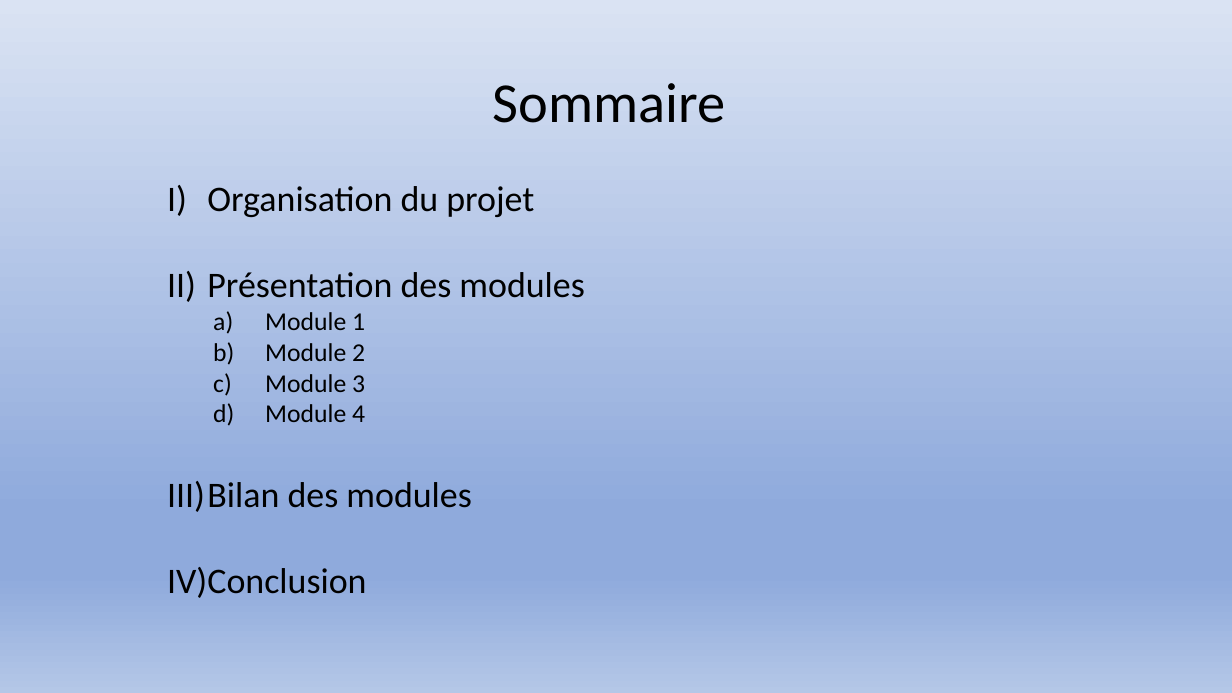
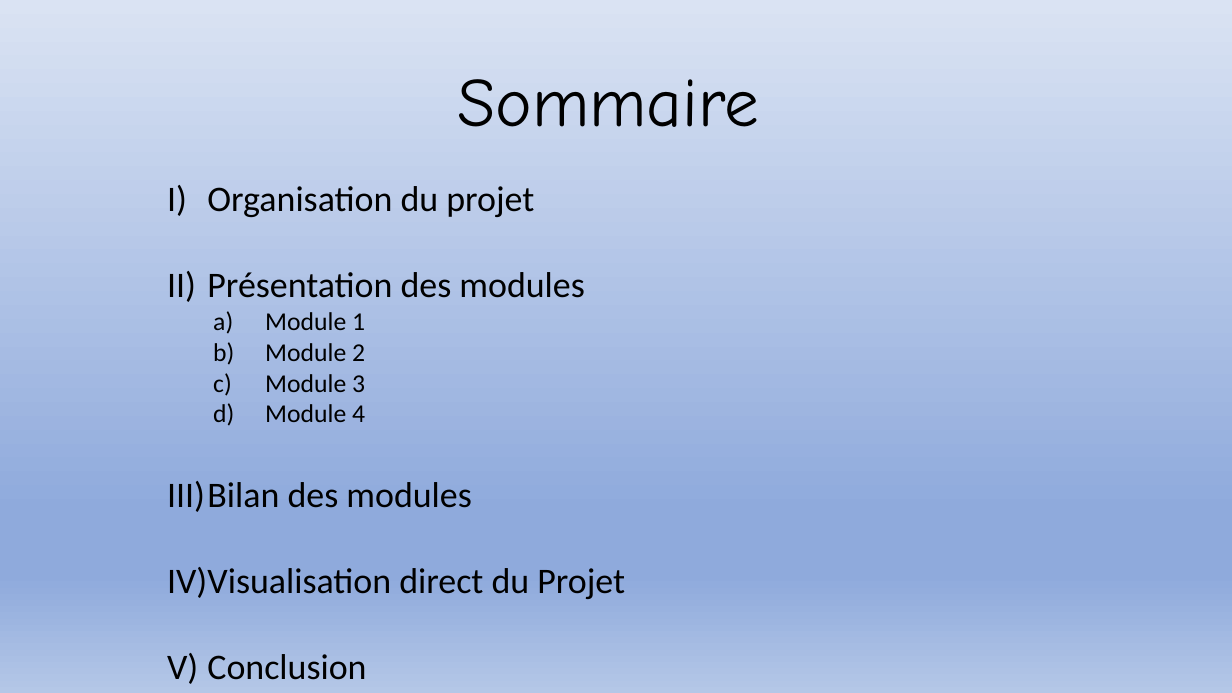
Before and after one commit to Exia-Jellyfish/UE-1-Projet-Grp7, a slide deck: slide 3 of PROJET 1 UE 1 diapositive.pptx. Drawn at 1232x693 pixels with LibreOffice and Linux fonts; fonts in the diff are those of the drawing. Boxes give left, top, right and bottom in pixels: in the first picture for what was removed or moved away, otherwise in the second. Text is boxed around its words. In the diff, an @@ line names an element or a change of style, - is before the commit and + after.

Commit message:
Changement de style

```diff
--- a/PROJET 1 UE 1 diapositive.pptx
+++ b/PROJET 1 UE 1 diapositive.pptx
@@ title "Sommaire" at (x1=457, y1=79, x2=759, y2=127): size 44 to 54 pt, font Calibri to Comic Neue @@
@@ text at (x1=167, y1=567, x2=625, y2=599): paragraph added @@
+4. Visualisation direct du Projet
```
Also in this commit, not shown: 9 other slides changed, 1 slide added, 1 slide removed.
